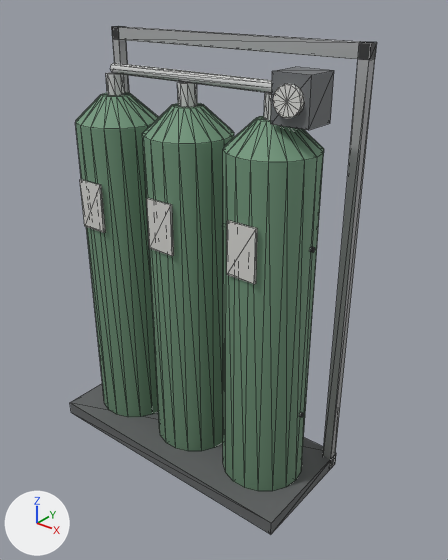
Before and after pictures for a commit that changed the glTF model models/kit/airTank_steel.glb.
One viewpoint serves both versions: a camera (50 mm lens) standing at (1.54, -1.72, 1.93) and looking at (0.12, 0.06, 0.83). The lights are fixed; the arrows at lower left show +X, +Y and +Z. The older version comes first. Mesh edges are drawn as thin lines. Vertices at exactly the same position are counted once.

Objects in the first picture: 'airTank_steel'.
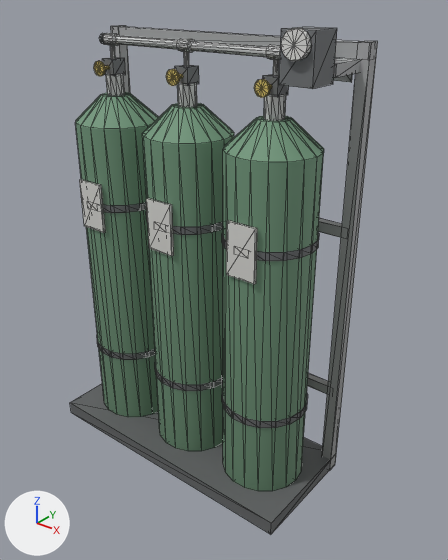
Location of each change, [x1, y1, x2, y2] in pixels of the pictures (448 x 560 px; the box of a moved part takes in the faces that stretch with it):
```json
{"object": "airTank_steel", "change": "reshaped", "before": [70, 26, 377, 534], "after": [70, 26, 378, 534]}
{"part": 1, "of": "me_base", "change": "added", "after": [307, 373, 328, 394]}
{"part": 2, "of": "me_base", "change": "added", "after": [318, 218, 342, 237]}
{"part": 3, "of": "me_base", "change": "added", "after": [102, 58, 126, 76]}
{"part": 4, "of": "me_base", "change": "added", "after": [175, 65, 199, 86]}
{"part": 5, "of": "me_base", "change": "added", "after": [263, 74, 289, 97]}
{"part": 6, "of": "me_base", "change": "moved or reshaped", "before": [271, 67, 334, 130], "after": [279, 27, 337, 89]}
{"part": 7, "of": "me_base", "change": "added", "after": [333, 58, 360, 78]}
{"part": 8, "of": "me_base", "change": "moved or reshaped", "before": [273, 84, 304, 118], "after": [281, 28, 311, 61]}
{"part": 9, "of": "me_base", "change": "added", "after": [333, 57, 353, 82], "on screen": "mostly hidden"}
{"part": 10, "of": "me_base", "change": "built on", "before": [80, 63, 315, 284], "after": [80, 27, 359, 284]}
{"part": 11, "of": "me_base", "change": "built on", "before": [299, 412, 304, 417], "after": [97, 337, 308, 428], "on screen": "mostly hidden before"}
```

Scene script edits in JSON lines:
```json
{"block": "me_base", "where": "# used by ob_airtank_steel; location = (0.0, 0.0, 0.0)"}
{"op": "remove", "block": "me_base", "code": "me_base.from_pydata(...)  # 429 vertices, 778 faces; spans x -0.6..0.6, y -0.25..0.25, z 0.0..1.75"}
{"op": "add", "block": "me_base", "code": "me_base.from_pydata(...)  # 1005 vertices, 1782 faces; spans x -0.6..0.6, y -0.25..0.25, z 0.0..1.8"}
{"block": "me_base", "change": "me_base part 1: a new loose piece, a box spanning x -0.58..0.58, y 0.204..0.236, z 0.38..0.42, in mat_steel"}
{"block": "me_base", "change": "me_base part 2: a new loose piece, a box spanning x -0.58..0.58, y 0.204..0.236, z 1.08..1.12, in mat_steel"}
{"block": "me_base", "change": "me_base part 3: a new loose piece, a box spanning x -0.41..-0.35, y -0.03..0.03, z 1.595..1.655, in mat_steel"}
{"block": "me_base", "change": "me_base part 4: a new loose piece, a box spanning x -0.03..0.03, y -0.03..0.03, z 1.595..1.655, in mat_steel"}
{"block": "me_base", "change": "me_base part 5: a new loose piece, a box spanning x 0.35..0.41, y -0.03..0.03, z 1.595..1.655, in mat_steel"}
{"block": "me_base", "change": "me_base part 6: the loose piece of 8 vertices spanning x 0.42..0.56, y -0.08..0.05, z 1.52..1.68 is moved by (0.01, 0.0, 0.12)"}
{"block": "me_base", "change": "me_base part 7: a new loose piece, a box spanning x 0.5..0.57, y 0.045..0.21, z 1.66..1.7, in mat_steel"}
{"block": "me_base", "change": "me_base part 8: the loose piece of 30 vertices spanning x 0.44..0.54, y -0.1..-0.08, z 1.55..1.65 is moved by (0.01, 0.01, 0.16)"}
{"block": "me_base", "change": "me_base part 9: a new loose piece, a box spanning x 0.42..0.52, y 0.244..0.25, z 1.62..1.72, in mat_steel"}
{"block": "me_base", "change": "me_base part 10: 12 vertices moved from x -0.44..0.44, y -0.17..0.04, z 1.0..1.6 to x -0.44..0.44, y -0.17..0.03, z 1.0..1.6; 99 vertices removed from x -0.56..0.56, y -0.17..0.04, z 1.0..1.64; 475 vertices added at x -0.6..0.6, y -0.18..0.24, z 1.0..1.75"}
{"block": "me_base", "change": "me_base part 11: 42 vertices removed from x -0.56..0.56, y -0.01..0.01, z 0.39..0.41; 120 vertices added at x -0.55..0.55, y -0.17..0.17, z 0.38..0.41"}
{"block": "me_base", "change": "other edits to the shape of me_base do not show in these pictures"}
```
